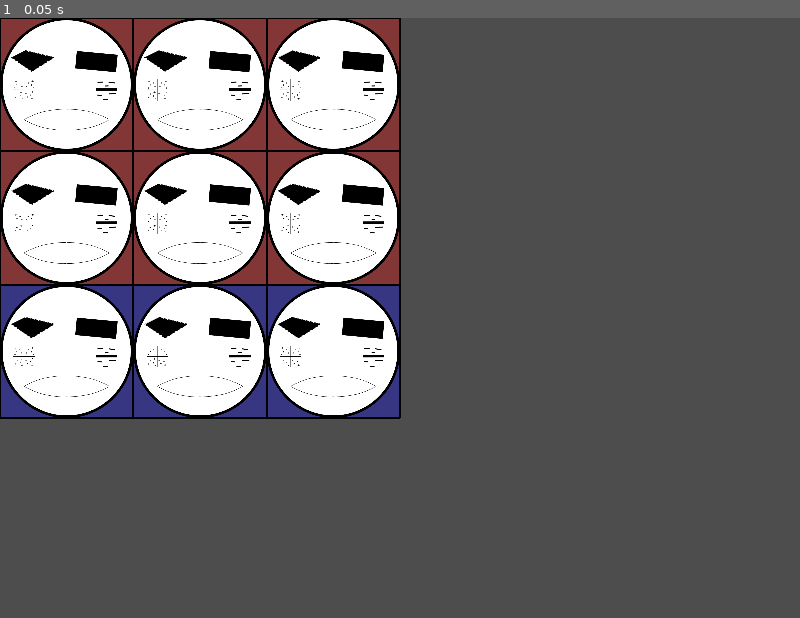
Above: before the commit, frame 1.
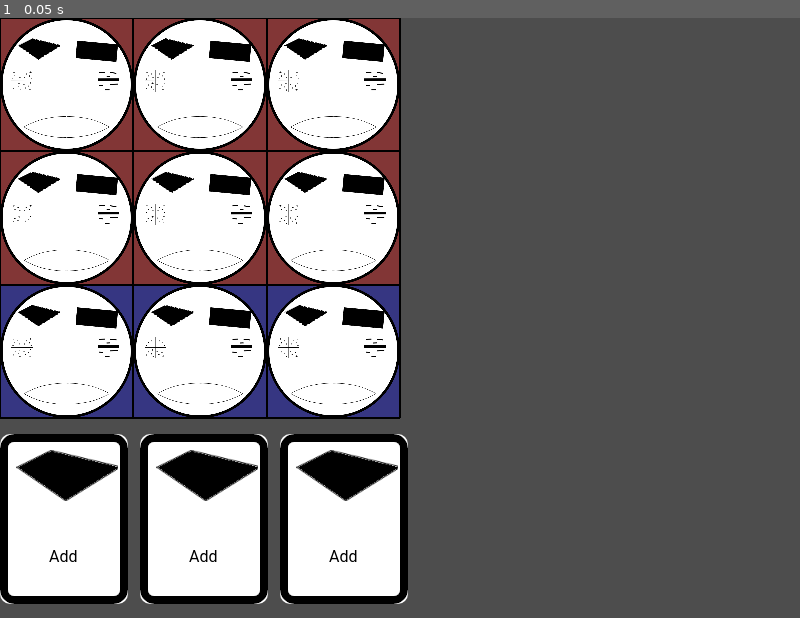
Above: after the commit, the same moment.

Repository: JonathanGeoffroy/maskarade
Game: Godot game, scene res://game.tscn
Same seed, same stepped clock (60 frames per second), same inputs: the game is played once before the commit and once after it.
Inputs:
- Up to frame 1 (0.05 s): no input

The runs differ from the first frame. In frame 1, 18% of the frame differs, in the area x 0-51%, y 3-98%.

Commit message:
chore: display simple deck

Diff:
--- /dev/null
+++ b/deck/card.gd
@@ -0,0 +1,12 @@
+class_name Card
+extends Node2D
+
+const WIDTH := 128.0;
+const BORDER := 12.0;
+
+var text := "Add";
+var text_pos := Vector2(BORDER, 128);
+var font: Font = preload("res://assets/font.ttf");
+
+func _draw():
+	draw_string(font, text_pos, text, HORIZONTAL_ALIGNMENT_CENTER, WIDTH - BORDER * 2, 16, Color.BLACK)
--- /dev/null
+++ b/deck/card.tscn
@@ -0,0 +1,20 @@
+[gd_scene load_steps=4 format=3 uid="uid://bwwwtcuj2yq0o"]
+
+[ext_resource type="Script" uid="uid://ipobwqs74i35" path="res://deck/card.gd" id="1_lxaby"]
+[ext_resource type="Texture2D" uid="uid://dl3xhmk8tsoqo" path="res://assets/card.png" id="2_d42ut"]
+[ext_resource type="Texture2D" uid="uid://bjly7062y4p3l" path="res://assets/eye_atk.png" id="3_o31wq"]
+
+[node name="Card" type="Node2D"]
+z_index = 1
+script = ExtResource("1_lxaby")
+
+[node name="CardImage" type="Sprite2D" parent="."]
+z_index = -1
+texture = ExtResource("2_d42ut")
+centered = false
+
+[node name="MaskImage" type="Sprite2D" parent="."]
+position = Vector2(16, 16)
+scale = Vector2(0.8, 0.8)
+texture = ExtResource("3_o31wq")
+centered = false
--- /dev/null
+++ b/deck/deck.gd
@@ -0,0 +1,16 @@
+class_name Deck
+extends Node2D
+
+const PADDING := 12.0
+
+var card_scene: PackedScene = preload("res://deck/card.tscn")
+var cards: Array
+
+func _init() -> void:
+	var card: Card;
+
+	for i in range(3):
+		card = card_scene.instantiate();
+		cards.append(card);
+		card.position = Vector2(i * (Card.WIDTH + PADDING), 0);
+		add_child(card);
--- /dev/null
+++ b/deck/deck.tscn
@@ -0,0 +1,6 @@
+[gd_scene load_steps=2 format=3 uid="uid://ddruaetwe8du3"]
+
+[ext_resource type="Script" uid="uid://c5cl7gxgg36ll" path="res://deck/deck.gd" id="1_iau1w"]
+
+[node name="Deck" type="Node2D"]
+script = ExtResource("1_iau1w")
--- a/game.tscn
+++ b/game.tscn
@@ -1,7 +1,11 @@
-[gd_scene load_steps=2 format=3 uid="uid://d10njt6vcd5ub"]
+[gd_scene load_steps=3 format=3 uid="uid://d10njt6vcd5ub"]
 
 [ext_resource type="PackedScene" uid="uid://bm74wrnjb384a" path="res://grid.tscn" id="1_80nbo"]
+[ext_resource type="PackedScene" uid="uid://ddruaetwe8du3" path="res://deck/deck.tscn" id="2_e2o6t"]
 
 [node name="Game" type="Node2D"]
 
 [node name="Grid" parent="." instance=ExtResource("1_80nbo")]
+
+[node name="Deck" parent="." instance=ExtResource("2_e2o6t")]
+position = Vector2(0, 416)
--- a/grid.gd
+++ b/grid.gd
@@ -25,10 +25,8 @@
 		for c in range(COLS):
 			mask = mask_scene.instantiate()
 			mask.scale = Vector2(width / Mask.SIZE, height / Mask.SIZE)
-			var mask_width = mask.SIZE * mask.scale.x;
-			var mask_height = mask.SIZE * mask.scale.y;
 
-			mask.position = Vector2(c * width + mask_width / 2, r * height + mask_height / 2)
+			mask.position = Vector2(c * width, r * height)
 			add_child(mask)
 			row_arr.append(mask)
 		grid.append(row_arr)
--- a/mask.tscn
+++ b/mask.tscn
@@ -13,23 +13,29 @@
 
 [node name="Body" type="Sprite2D" parent="."]
 texture = ExtResource("1_og6u6")
+centered = false
 
 [node name="LeftEye" type="Sprite2D" parent="."]
-position = Vector2(-103, -71)
+position = Vector2(53, 61)
 texture = ExtResource("2_ofi71")
+centered = false
 
 [node name="RightEye" type="Sprite2D" parent="."]
-position = Vector2(89, -69)
+position = Vector2(226, 68)
 texture = ExtResource("3_8rt22")
+centered = false
 
 [node name="LeftJowl" type="Sprite2D" parent="."]
-position = Vector2(-128, 16)
+position = Vector2(34, 157)
 texture = ExtResource("4_5duwq")
+centered = false
 
 [node name="RightJowl" type="Sprite2D" parent="."]
-position = Vector2(120, 17)
+position = Vector2(293, 156)
 texture = ExtResource("5_eyix7")
+centered = false
 
 [node name="Mouth" type="Sprite2D" parent="."]
-position = Vector2(0, 105)
+position = Vector2(72, 295)
 texture = ExtResource("6_37jmv")
+centered = false
Binary file added: assets/card.png
Not shown, added: assets/card.png.import
Binary file added: assets/font.ttf
Not shown, added: assets/font.ttf.import
Not shown, added: deck/card.gd.uid
Not shown, added: deck/deck.gd.uid
Not shown, added: assets/card.pixi
